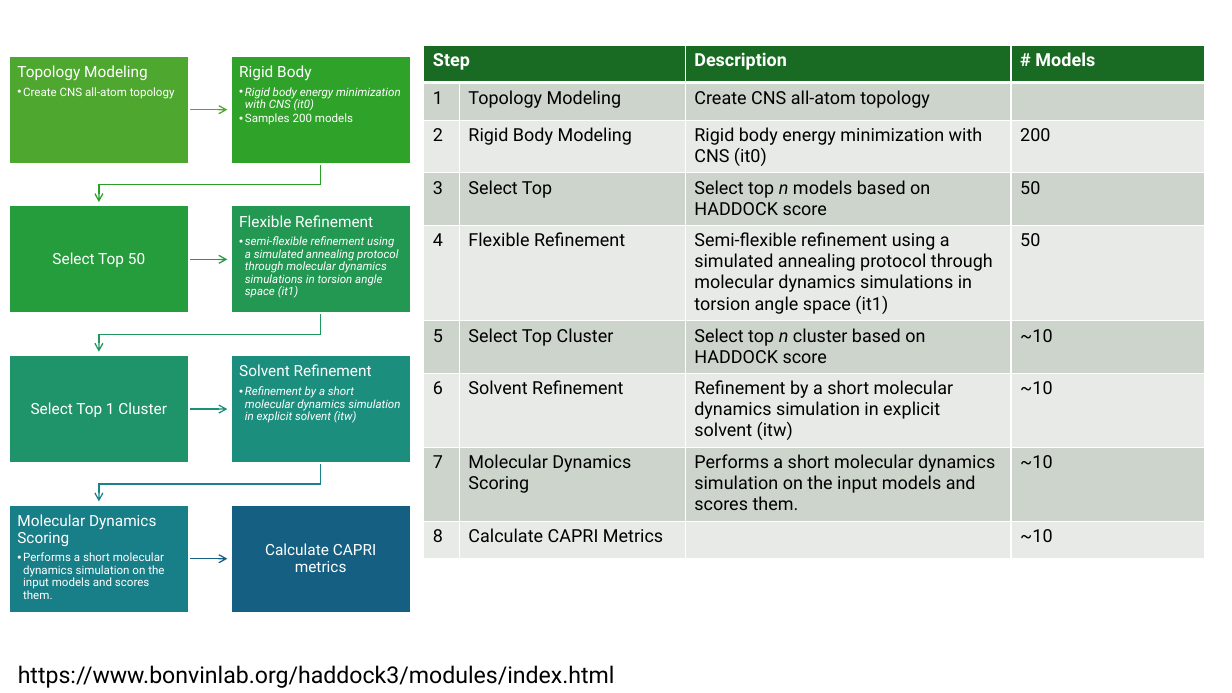
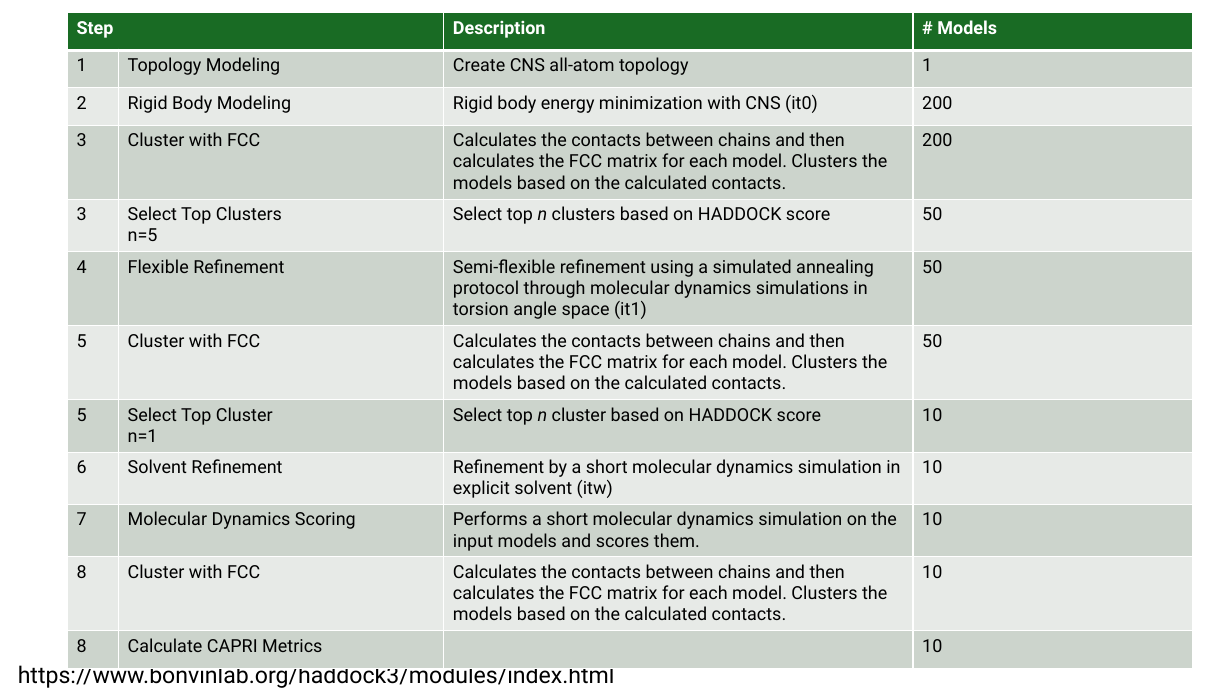
Before and after one commit to colbyford/Influenza_H5-Antibody_Predictions, a slide deck: slide 2 of figures/Workflow.pptx. Drawn at 1232x693 pixels with LibreOffice and Linux fonts; fonts in the diff are those of the drawing. Boxes give left, top, right and bottom in pixels: in the first picture for what was removed or moved away, otherwise in the second. Text is boxed around its words. In the diff, an @@ line names an element or a change of style, - is before the commit and + after.

```diff
--- a/figures/Workflow.pptx
+++ b/figures/Workflow.pptx
@@ table at (x1=67, y1=13, x2=1192, y2=668) @@
-row 2, column 4: 
+row 2, column 4: 1
-row 4: 3 | Select Top | Select top n models based on HADDOCK score | 50
+row 4: 3 | Cluster with FCC | Calculates the contacts between chains and then calculates the FCC matrix for each model. Clusters the models based on the calculated contacts. | 200
+row 5: 3 | Select Top Clusters / n=5 | Select top n clusters based on HADDOCK score | 50
-row 6: 5 | Select Top Cluster | Select top n cluster based on HADDOCK score | ~10
-row 7: 6 | Solvent Refinement | Refinement by a short molecular dynamics simulation in explicit solvent (itw) | ~10
-row 8: 7 | Molecular Dynamics Scoring | Performs a short molecular dynamics simulation on the input models and scores them. | ~10
-row 9: 8 | Calculate CAPRI Metrics |  | ~10
+row 7: 5 | Cluster with FCC | Calculates the contacts between chains and then calculates the FCC matrix for each model. Clusters the models based on the calculated contacts. | 50
+row 8: 5 | Select Top Cluster / n=1 | Select top n cluster based on HADDOCK score | 10
+row 9: 6 | Solvent Refinement | Refinement by a short molecular dynamics simulation in explicit solvent (itw) | 10
+row 10: 7 | Molecular Dynamics Scoring | Performs a short molecular dynamics simulation on the input models and scores them. | 10
+row 11: 8 | Cluster with FCC | Calculates the contacts between chains and then calculates the FCC matrix for each model. Clusters the models based on the calculated contacts. | 10
+row 12: 8 | Calculate CAPRI Metrics |  | 10
@@ table resized from (x1=424, y1=45, x2=1206, y2=558) to (x1=67, y1=13, x2=1192, y2=668) @@
@@ group removed at (x1=8, y1=55, x2=411, y2=613): 8 rectangles, 8 texts, 7 freeform shapes @@
-Topology Modeling
-  • Create CNS all-atom topology
-Rigid Body
-  • Rigid body energy minimization with CNS (it0)
-  • Samples 200 models
-Select Top 50
-Flexible Refinement
-  • semi-flexible refinement using a simulated annealing protocol through molecular dynamics simulations in torsion angle space (it1)
-Select Top 1 Cluster
-Solvent Refinement
-  • Refinement by a short molecular dynamics simulation in explicit solvent (itw)
-Molecular Dynamics Scoring
-  • Performs a short molecular dynamics simulation on the input models and scores them.
-Calculate CAPRI metrics
```
